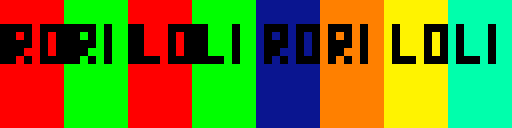
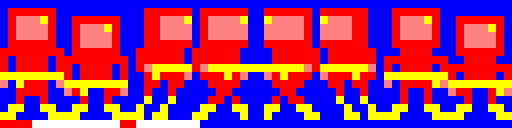
Layer changes from the first 512 × 128 image to the second:
removed layer "Capa pegada" over [0, 0, 256, 128]
painted on "Fondo" over [0, 0, 512, 128]
